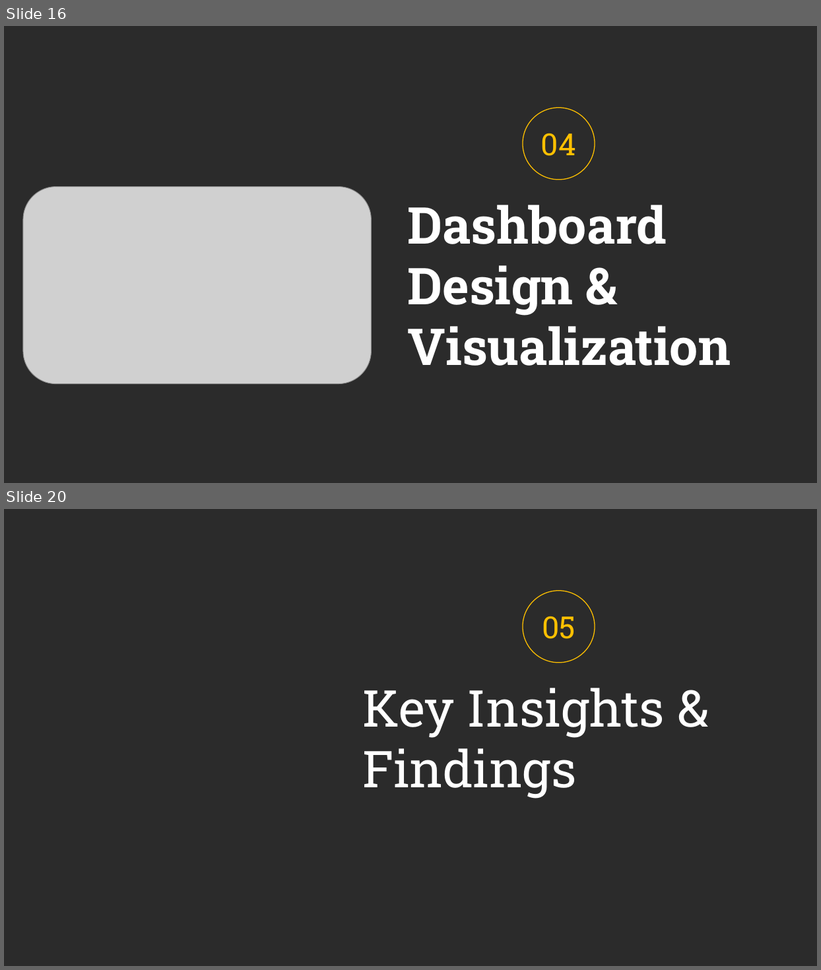
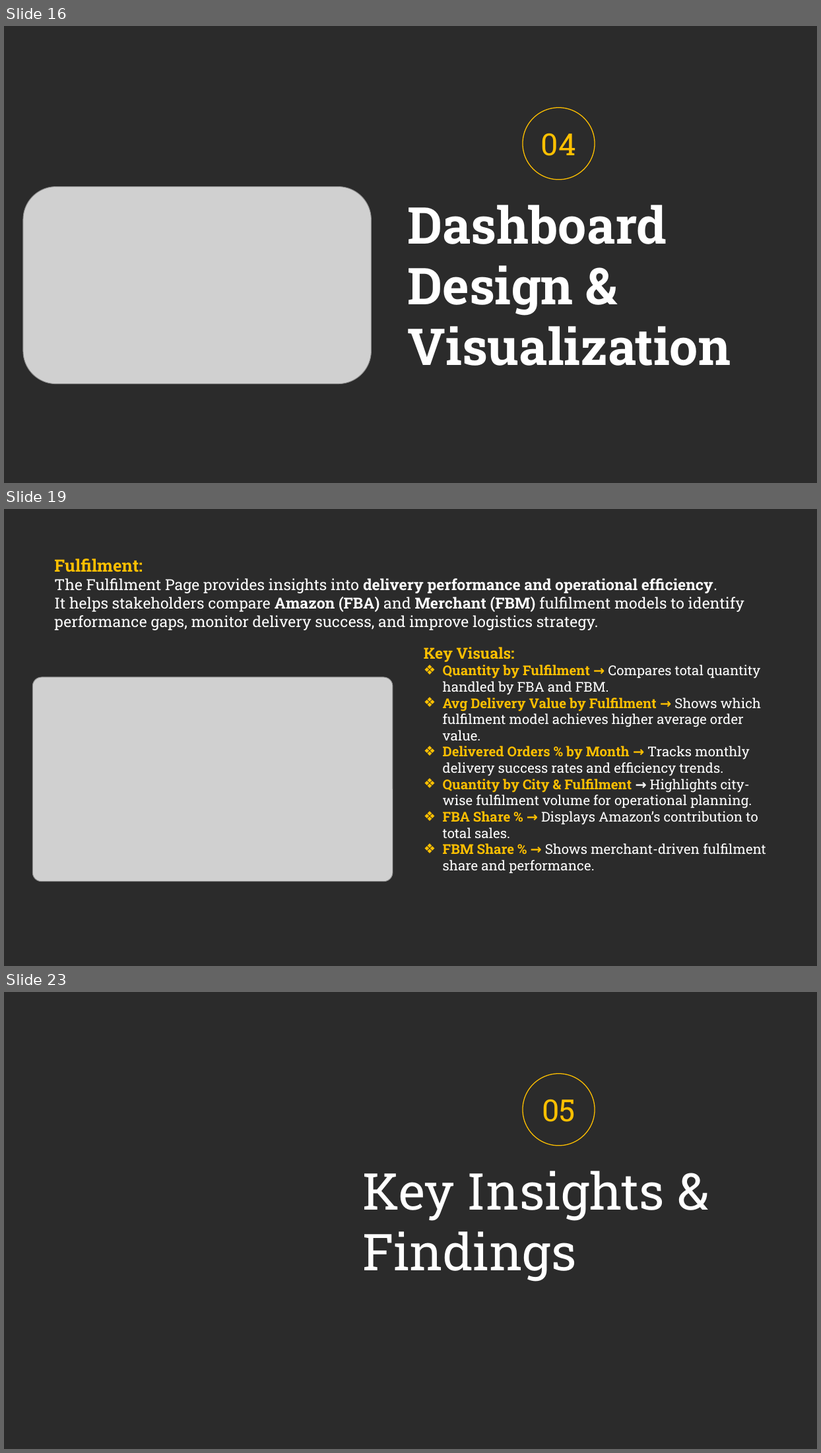
Before and after one commit to prafullwahatule/BI-Amazon-Sale-Report, a slide deck: Report/Amazon Sales Report.pptx. Shown one above the other, each under a label of ours: slides 16 and 20 before the commit, slides 16, 19 and 23 after it; the slides between them are not shown. The pictures are 821x970 and 821x1453 pixels, drawn with LibreOffice and Linux fonts; fonts in the diff are those of the drawing; grey boxes stand for pictures; background and template pictures are left out; a plain dark background stands for a picture behind light text. Boxes give left, top, right and bottom in pixels: in the first picture for what was removed or moved away, otherwise in the second. Text is boxed around its words. In the diff, an @@ line names an element or a change of style, - is before the commit and + after.

```diff
--- a/Report/Amazon Sales Report.pptx
+++ b/Report/Amazon Sales Report.pptx
@@ slide 19 added at (4,509,817,966), background picture (left out) @@
@@ text added at (54,559,745,630), 18 pt, text #FFFFFF @@
+Fulfilment:
+The Fulfilment Page provides insights into delivery performance and operational efficiency.
+It helps stakeholders compare Amazon (FBA) and Merchant (FBM) fulfilment models to identify performance gaps, monitor delivery success, and improve logistics strategy.
@@ text added at (424,647,766,873), 16 pt, text #FFFFFF @@
+Key Visuals:
+❖ Quantity by Fulfilment → Compares total quantity handled by FBA and FBM.
+❖ Avg Delivery Value by Fulfilment → Shows which fulfilment model achieves higher average order value.
+❖ Delivered Orders % by Month → Tracks monthly delivery success rates and efficiency trends.
+❖ Quantity by City & Fulfilment → Highlights city-wise fulfilment volume for operational planning.
+❖ FBA Share % → Displays Amazon’s contribution to total sales.
+❖ FBM Share % → Shows merchant-driven fulfilment share and performance.
@@ picture added at (32,677,393,882) @@
@@ what was slide 20 is now slide 23 @@
```
Also in this commit, not shown: 2 slides changed, 3 other slides added, 2 slides removed, 1 other file.
